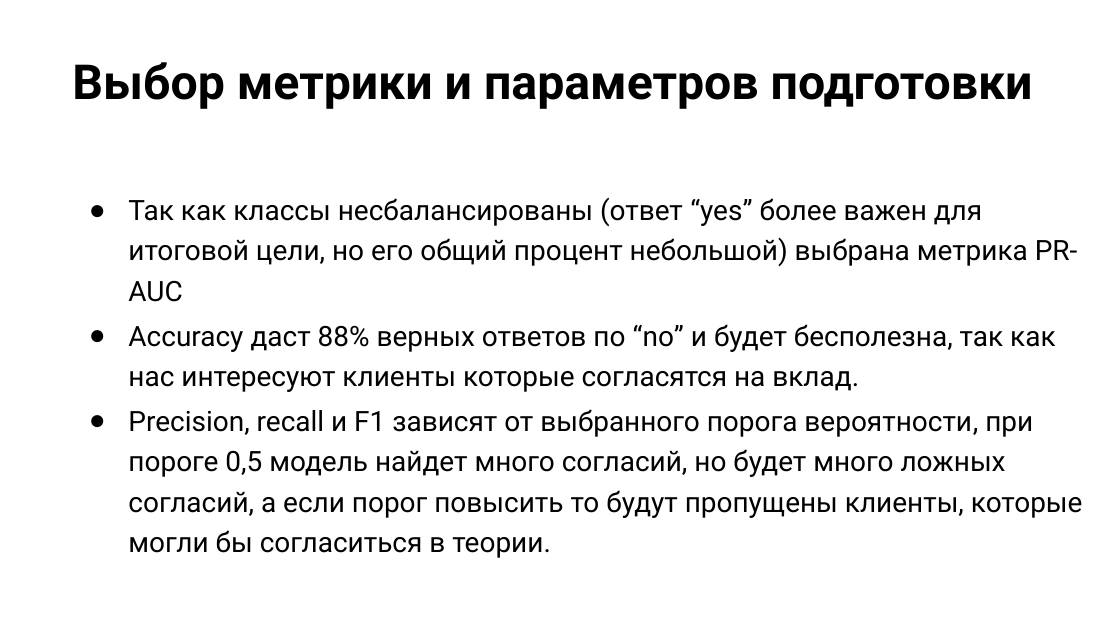
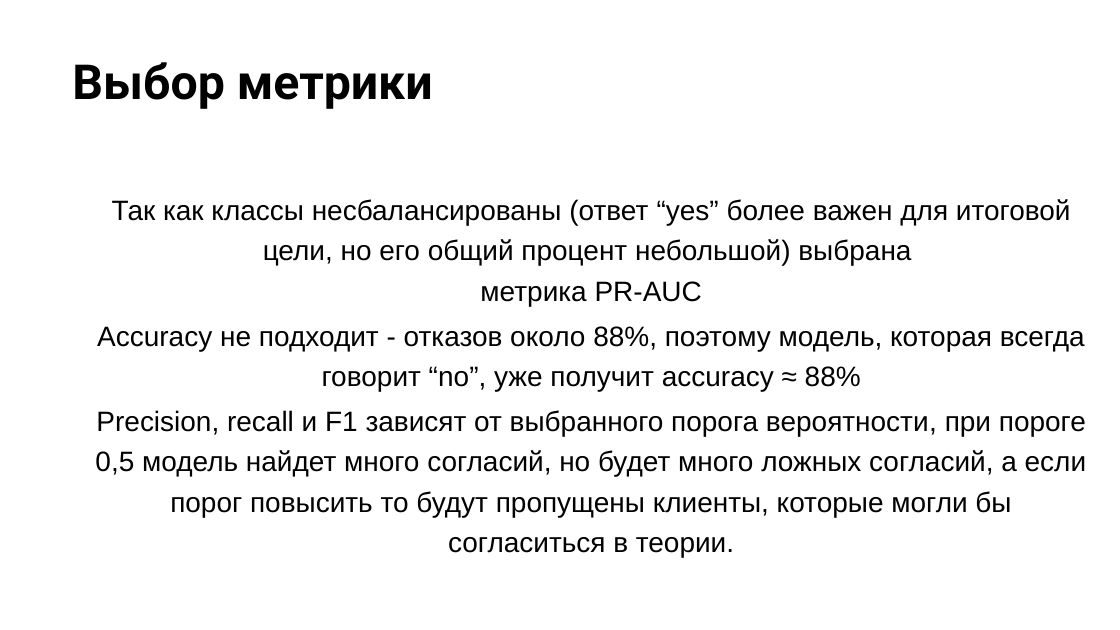
Before and after one commit to PolinaKarcheuskaya/ML-Basic, a slide deck: slide 6 of project/project.pptx. Drawn at 1120x630 pixels with LibreOffice and Linux fonts; fonts in the diff are those of the drawing; background and template pictures are left out. Boxes give left, top, right and bottom in pixels: in the first picture for what was removed or moved away, otherwise in the second. Text is boxed around its words. In the diff, an @@ line names an element or a change of style, - is before the commit and + after.

```diff
--- a/project/project.pptx
+++ b/project/project.pptx
@@ title at [72, 62, 433, 109]: text changed @@
-Выбор метрики и параметров подготовки
+Выбор метрики
@@ text at [95, 199, 1086, 557]: font Roboto to Arial in "Так как классы несбалансированы (ответ “yes” более ...", "Precision, recall и F1 зависят от выбранного ..."; alignment left to centre; bullet ● to none @@
@@ text at [97, 326, 1085, 391]: text changed; font Roboto to Arial @@
-● Accuracy даст 88% верных ответов по “no” и будет бесполезна, так как нас интересуют клиенты которые согласятся на вклад.
+Accuracy не подходит - отказов около 88%, поэтому модель, которая всегда говорит “no”, уже получит accuracy ≈ 88%
```
Also in this commit, not shown: 2 other slides changed, 4 slides added, 2 slides removed, 1 other file.
